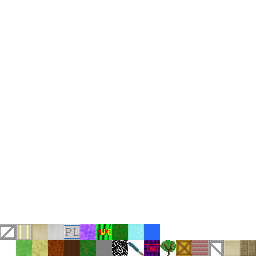
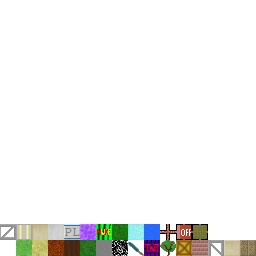
Layer changes from the first (256, 256) image to the second:
added layer "Boxes" above "ItemTextures.png" over [176, 224, 208, 240]
painted on "ItemTextures.png" over [160, 224, 208, 240]
